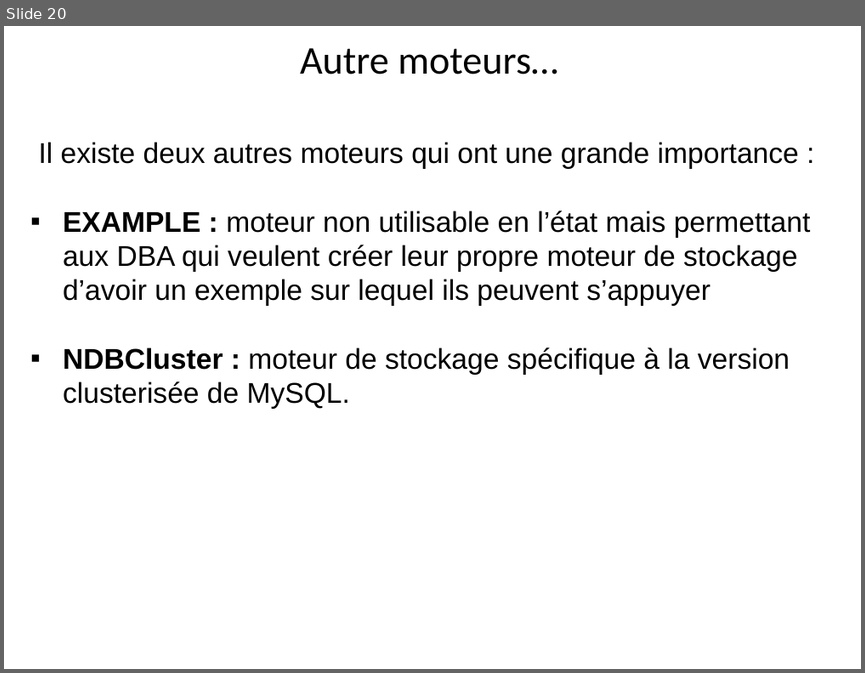
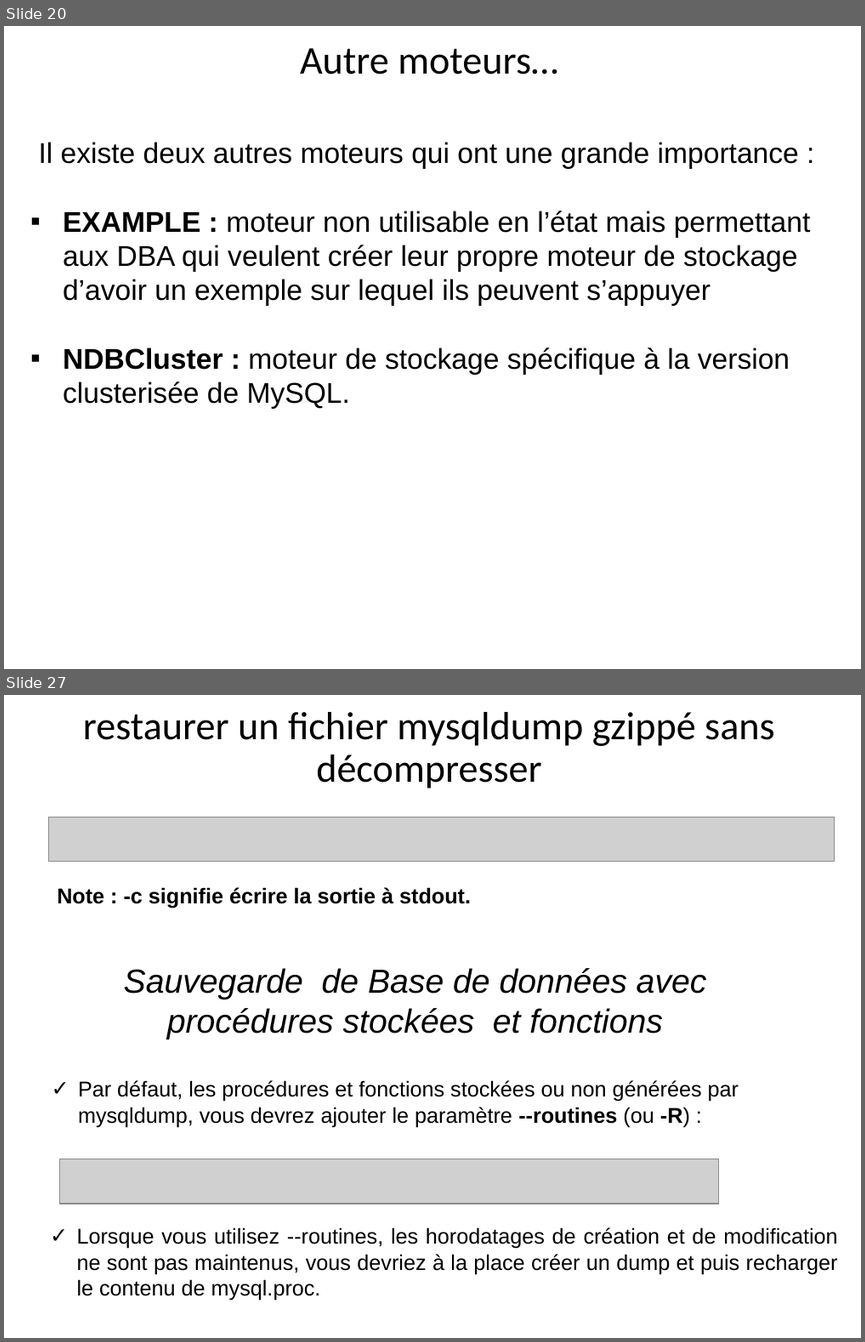
Before and after one commit to hosniah/mysql-labs, a slide deck: Administration MYSQL.pptx. Shown one above the other, each under a label of ours: slide 20 before the commit, slides 20 and 27 after it; the slides between them are not shown. The pictures are 865x673 and 865x1342 pixels, drawn with LibreOffice and Linux fonts; fonts in the diff are those of the drawing; grey boxes stand for pictures. Boxes give left, top, right and bottom in pixels: in the first picture for what was removed or moved away, otherwise in the second. Text is boxed around its words. In the diff, an @@ line names an element or a change of style, - is before the commit and + after.

```diff
--- a/Administration MYSQL.pptx
+++ b/Administration MYSQL.pptx
@@ slide 27 added at bbox=[4, 695, 861, 1338], background #FFFFFF @@
@@ title added at bbox=[83, 712, 775, 789], 33 pt, text #000000 @@
+restaurer un fichier mysqldump gzippé sans
+décompresser
@@ picture added at bbox=[48, 817, 834, 862] @@
@@ text added at bbox=[57, 887, 471, 908], 18 pt, text #000000, bold @@
+Note : -c signifie écrire la sortie à stdout.
@@ text added at bbox=[124, 968, 707, 1039], 28 pt, text #000000, italic @@
+Sauvegarde de Base de données avec procédures stockées et fonctions
@@ text added at bbox=[78, 1080, 738, 1127], 18 pt, text #000000 @@
+✓ Par défaut, les procédures et fonctions stockées ou non générées par mysqldump, vous devrez ajouter le paramètre --routines (ou -R) :
@@ picture added at bbox=[60, 1158, 719, 1203] @@
@@ text added at bbox=[77, 1227, 838, 1299], 18 pt, text #000000 @@
+✓ Lorsque vous utilisez --routines, les horodatages de création et de modification ne sont pas maintenus, vous devriez à la place créer un dump et puis recharger le contenu de mysql.proc.
```
Also in this commit, not shown: 2 slides changed, 23 other slides added.
